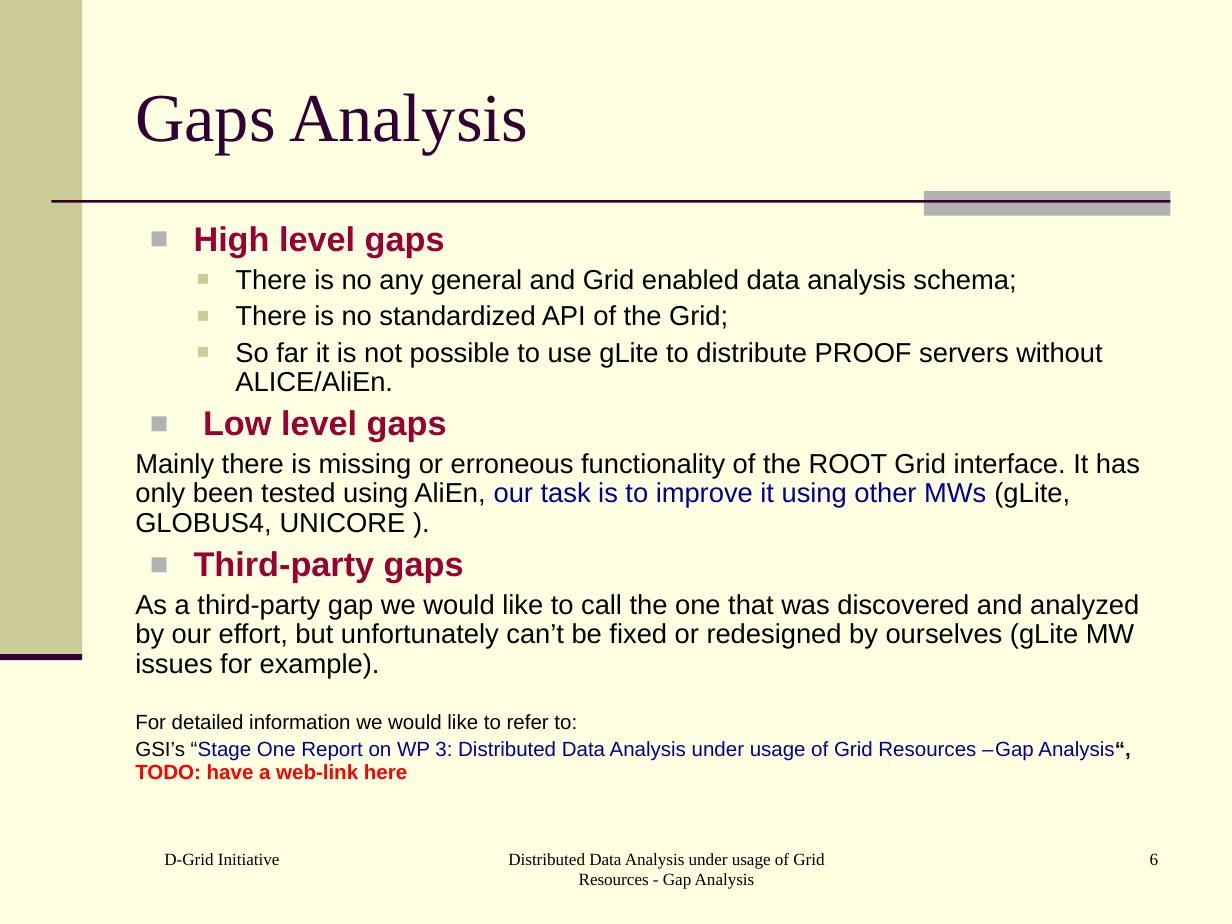
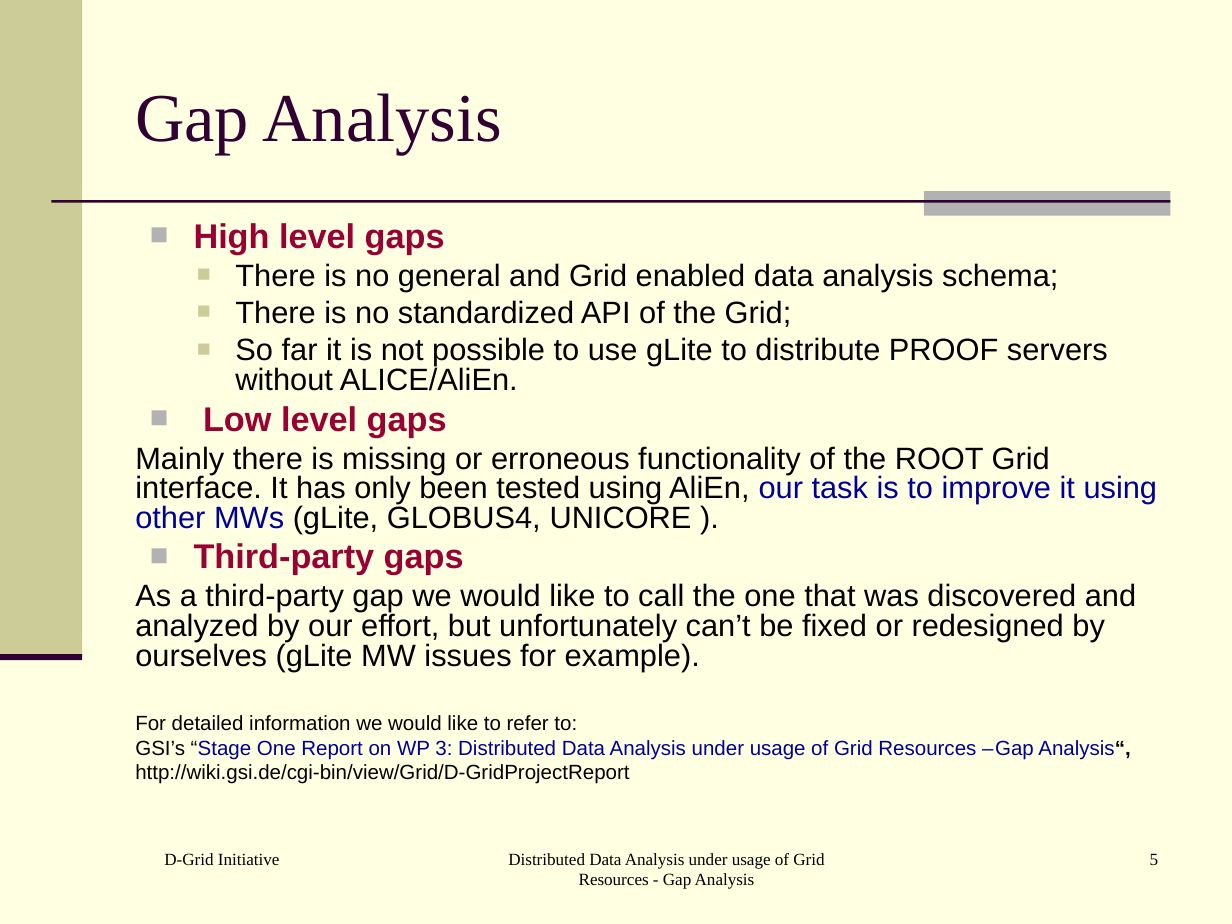
Before and after one commit to AnarManafov/PoDDocumentation, a slide deck: slide 5 of HEPCG-Workshops/2006-Nov/HEPCG-Workshops-2006-Nov.ppt (slide 6 before the commit). Drawn at 1232x924 pixels with LibreOffice and Linux fonts; fonts in the diff are those of the drawing. Boxes give left, top, right and bottom in pixels: in the first picture for what was removed or moved away, otherwise in the second. Text is boxed around its words. In the diff, an @@ line names an element or a change of style, - is before the commit and + after.

```diff
--- a/HEPCG-Workshops/2006-Nov/HEPCG-Workshops-2006-Nov.ppt
+++ b/HEPCG-Workshops/2006-Nov/HEPCG-Workshops-2006-Nov.ppt
@@ title at [135,93,502,155]: text changed @@
-Gaps Analysis
+Gap Analysis
@@ text at [135,223,1158,731]: size 16 to 18 pt in "There is no standardized API of the ...", "So far it is not possible to ...", "Mainly there is missing or erroneous functionality ...", "As a third-party gap we would like ..."; line spacing 0.9 to 0.8 @@
@@ text at [235,263,1058,291]: text changed; size 16 to 18 pt @@
-  ■ There is no any general and Grid enabled data analysis schema;
+  ■ There is no general and Grid enabled data analysis schema;
@@ text at [135,740,1130,784]: text changed @@
-GSI’s “Stage One Report on WP 3: Distributed Data Analysis under usage of Grid Resources –Gap Analysis“, TODO: have a web-link here
+GSI’s “Stage One Report on WP 3: Distributed Data Analysis under usage of Grid Resources –Gap Analysis“,
+http://wiki.gsi.de/cgi-bin/view/Grid/D-GridProjectReport
@@ page number at [1150,853,1159,865]: text changed @@
-6
+5
```
Also in this commit, not shown: 8 other slides changed, 1 slide removed, 1 other file.
